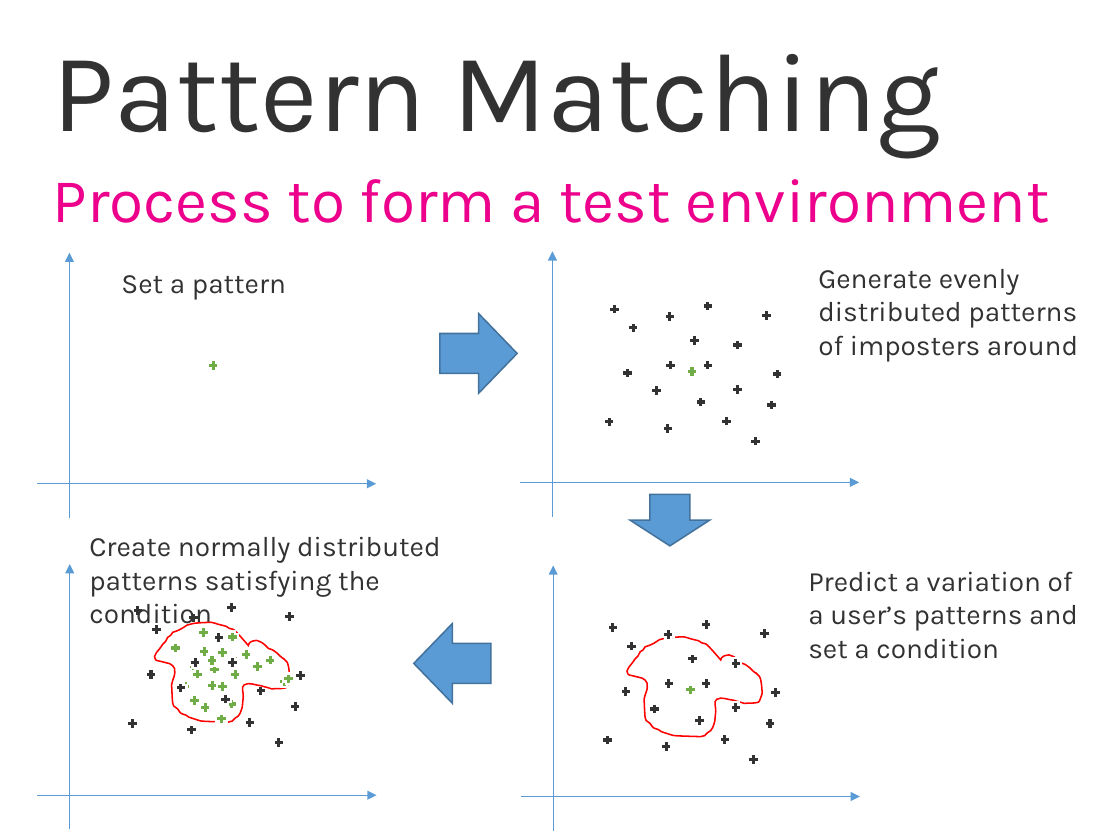
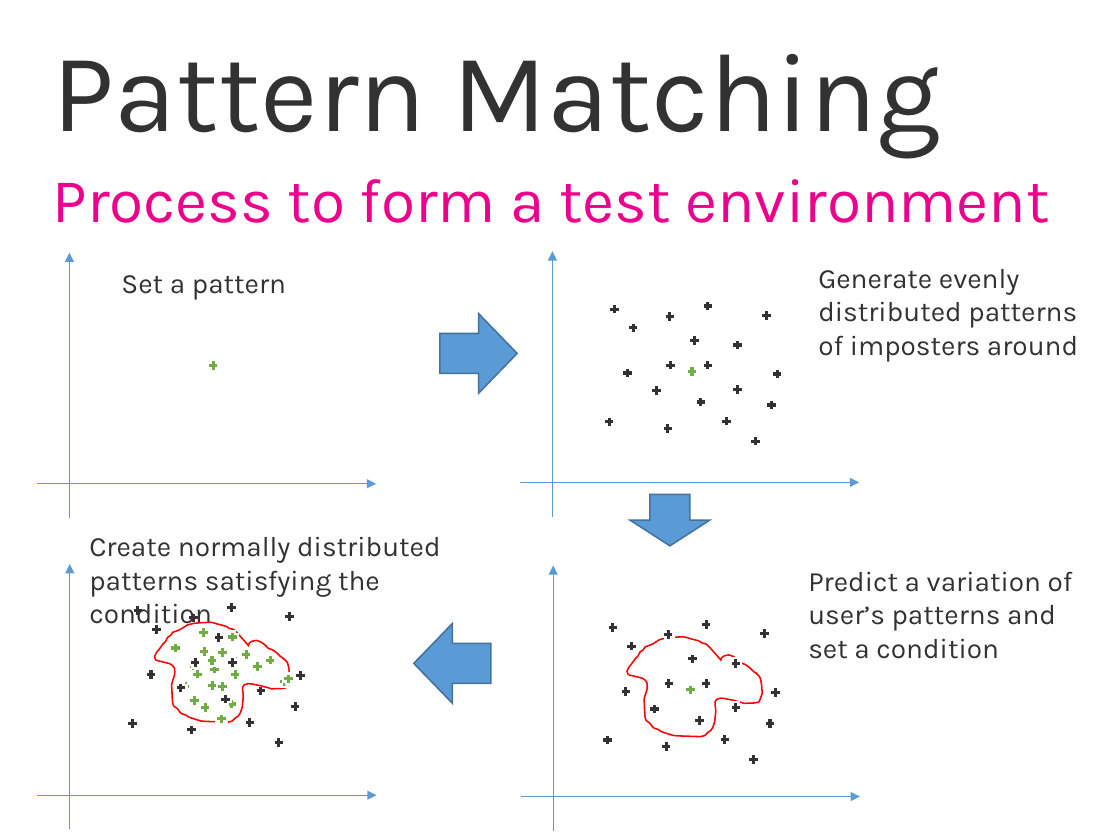
Before and after one commit to swift-fox/ksd-auth, a slide deck: slide 9 of ksd-auth.pptx (slide 10 before the commit). Drawn at 1120x840 pixels with LibreOffice and Linux fonts; fonts in the diff are those of the drawing; background and template pictures are left out. Boxes give left, top, right and bottom in pixels: in the first picture for what was removed or moved away, otherwise in the second. Text is boxed around its words. In the diff, an @@ line names an element or a change of style, - is before the commit and + after.

```diff
--- a/ksd-auth.pptx
+++ b/ksd-auth.pptx
@@ text at [808,571,1073,659]: text changed @@
-Predict a variation of a user’s patterns and set a condition
+Predict a variation of user’s patterns and set a condition
```
Also in this commit, not shown: 4 other slides changed, 1 slide removed.
